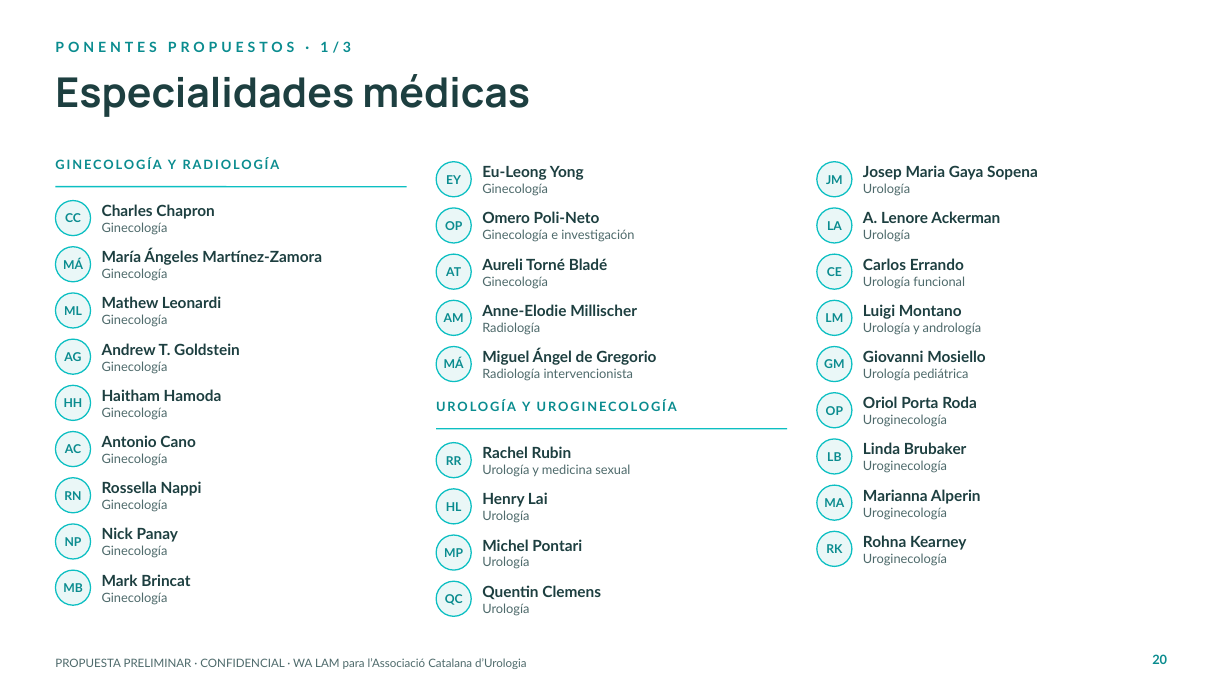
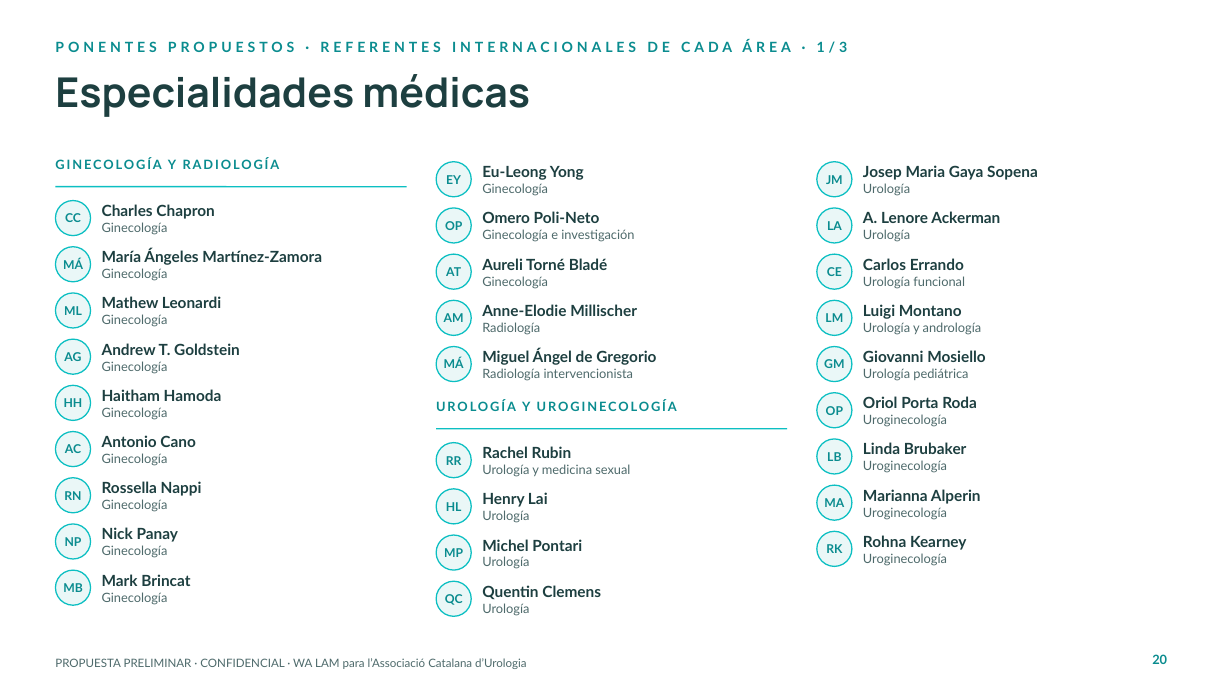
Before and after one commit to walam-bcn/formacion-olivier-bazin, a slide deck: slide 20 of Propuesta_Congreso_Salud_Pelvica_Urogenital_WALAM.pptx. Drawn at 1232x693 pixels with LibreOffice and Linux fonts; fonts in the diff are those of the drawing; background and template pictures are left out. Boxes give left, top, right and bottom in pixels: in the first picture for what was removed or moved away, otherwise in the second. Text is boxed around its words. In the diff, an @@ line names an element or a change of style, - is before the commit and + after.

```diff
--- a/Propuesta_Congreso_Salud_Pelvica_Urogenital_WALAM.pptx
+++ b/Propuesta_Congreso_Salud_Pelvica_Urogenital_WALAM.pptx
@@ text at (55, 40, 848, 53): text changed @@
-PONENTES PROPUESTOS · 1/3
+PONENTES PROPUESTOS · REFERENTES INTERNACIONALES DE CADA ÁREA · 1/3
```
Also in this commit, not shown: 4 other slides changed, 1 other file.
